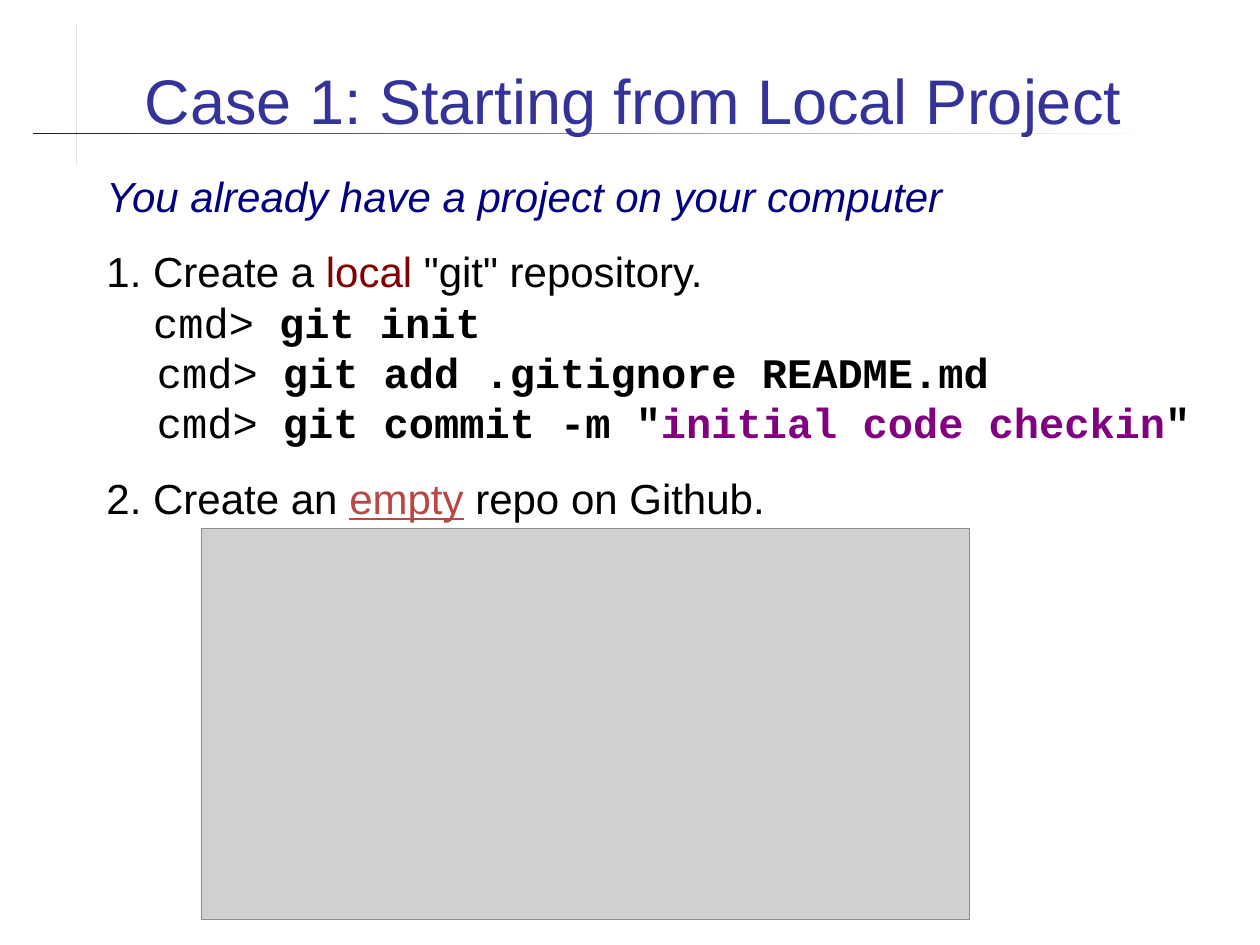
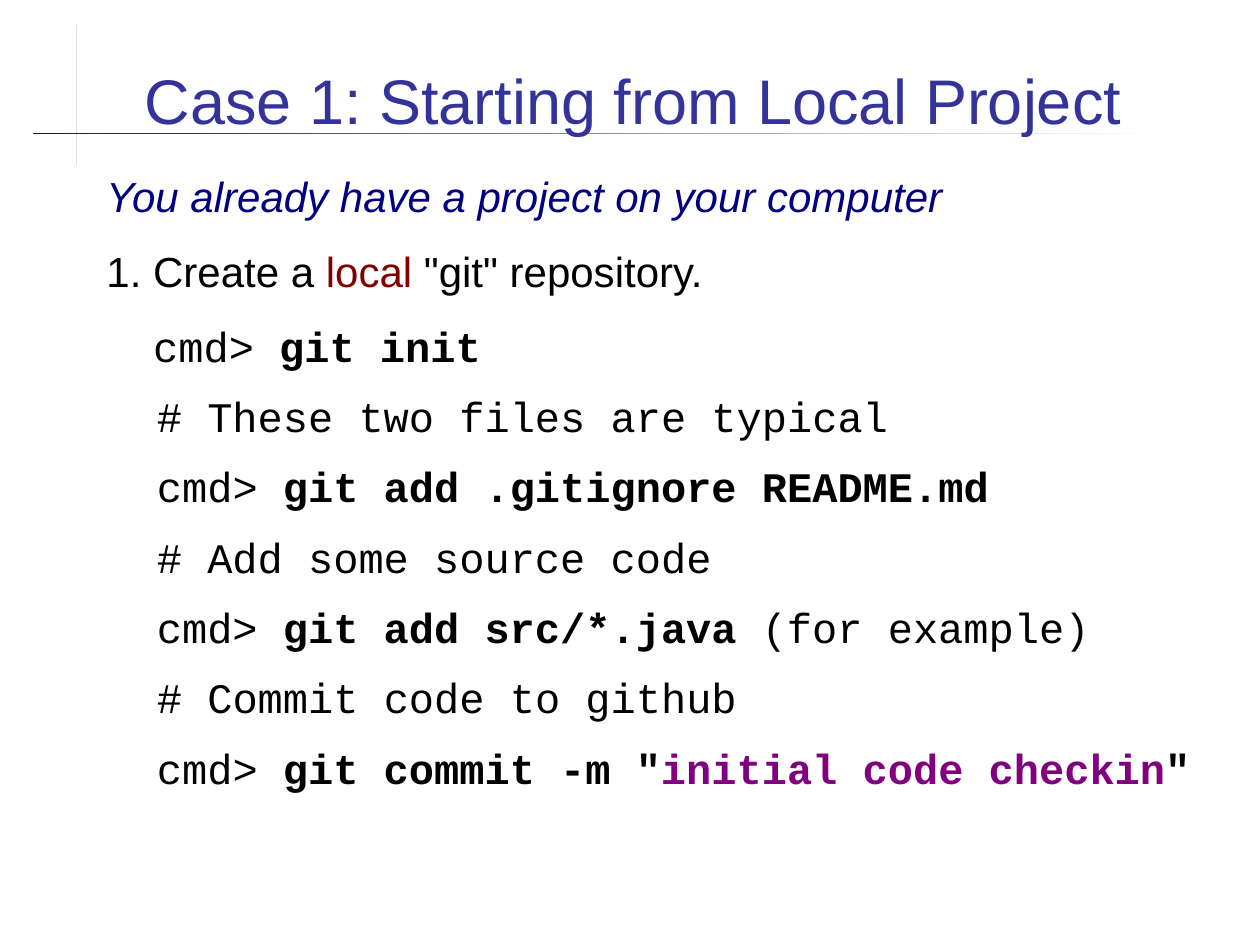
Before and after one commit to skeoop/skeoop.github.io, a slide deck: slide 7 of git/Using-Github.ppt. Drawn at 1260x945 pixels with LibreOffice and Linux fonts; fonts in the diff are those of the drawing; grey boxes stand for pictures. Boxes give left, top, right and bottom in pixels: in the first picture for what was removed or moved away, otherwise in the second. Text is boxed around its words. In the diff, an @@ line names an element or a change of style, - is before the commit and + after.

```diff
--- a/git/Using-Github.ppt
+++ b/git/Using-Github.ppt
@@ text at [153,332,1191,793]: more space between paragraphs; line spacing 1 to 0.9 @@
@@ text at [207,402,887,441]: paragraph added @@
+# These two files are typical
@@ text at [106,483,764,522]: paragraph removed @@
-2. Create an empty repo on Github.
@@ picture removed at [202,529,969,920] @@
@@ text at [157,542,1090,722]: paragraphs added @@
+# Add some source code
+cmd> git add src/*.java (for example)
+# Commit code to github
```
Also in this commit, not shown: 12 other slides changed, 2 slides added, 12 other files.
